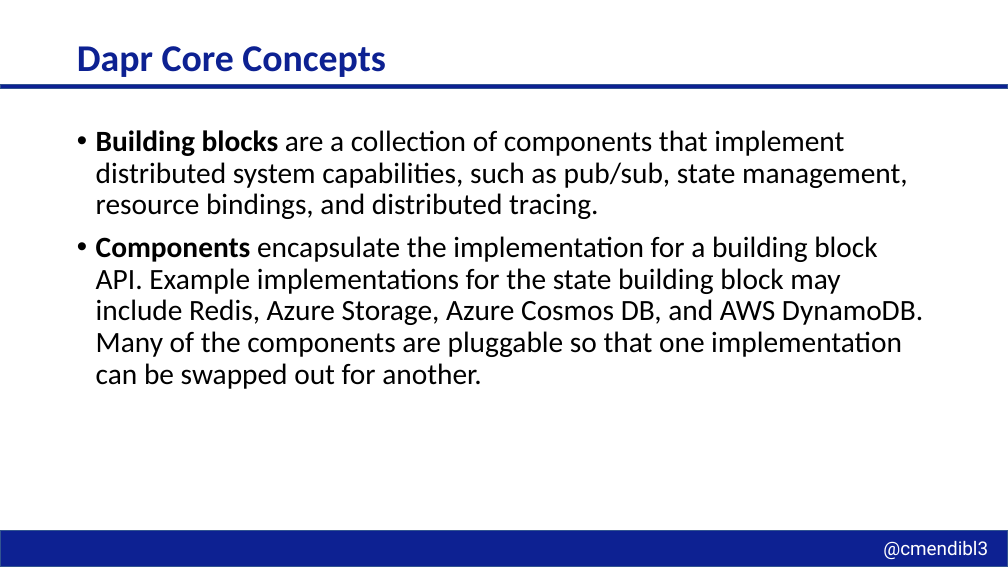
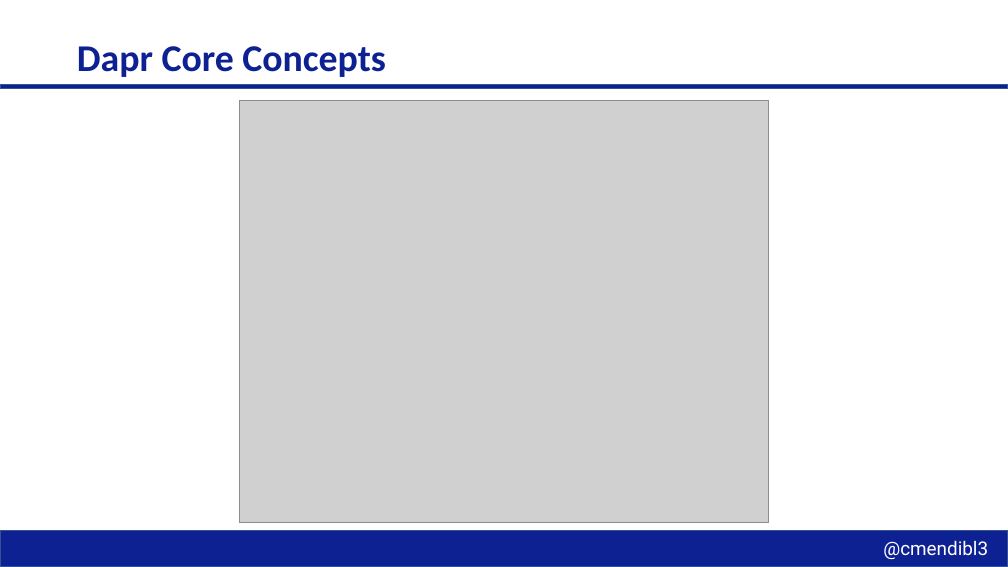
Before and after one commit to cmendible/dapr.samples, a slide deck: slide 13 of slides/Dapr.pptx (slide 10 before the commit). Drawn at 1008x567 pixels with LibreOffice and Linux fonts; fonts in the diff are those of the drawing; grey boxes stand for pictures; background and template pictures are left out. Boxes give left, top, right and bottom in pixels: in the first picture for what was removed or moved away, otherwise in the second. Text is boxed around its words. In the diff, an @@ line names an element or a change of style, - is before the commit and + after.

Commit message:
updated slides

```diff
--- a/slides/Dapr.pptx
+++ b/slides/Dapr.pptx
@@ picture added at <box>240,101,769,523</box> @@
@@ text removed at <box>96,130,923,389</box> @@
-• Building blocks are a collection of components that implement distributed system capabilities, such as pub/sub, state management, resource bindings, and distributed tracing.
-• Components encapsulate the implementation for a building block API. Example implementations for the state building block may include Redis, Azure Storage, Azure Cosmos DB, and AWS DynamoDB. Many of the components are pluggable so that one implementation can be swapped out for another.
```
Also in this commit, not shown: 4 other slides changed, 4 slides added, 1 slide removed.
